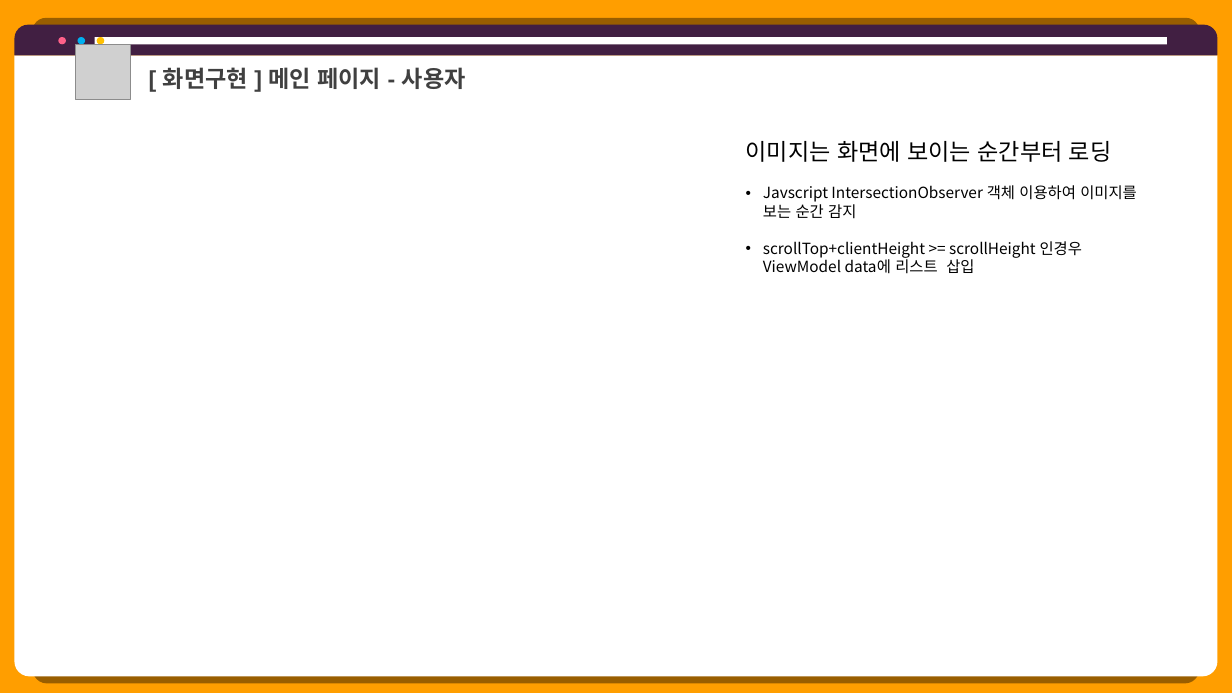
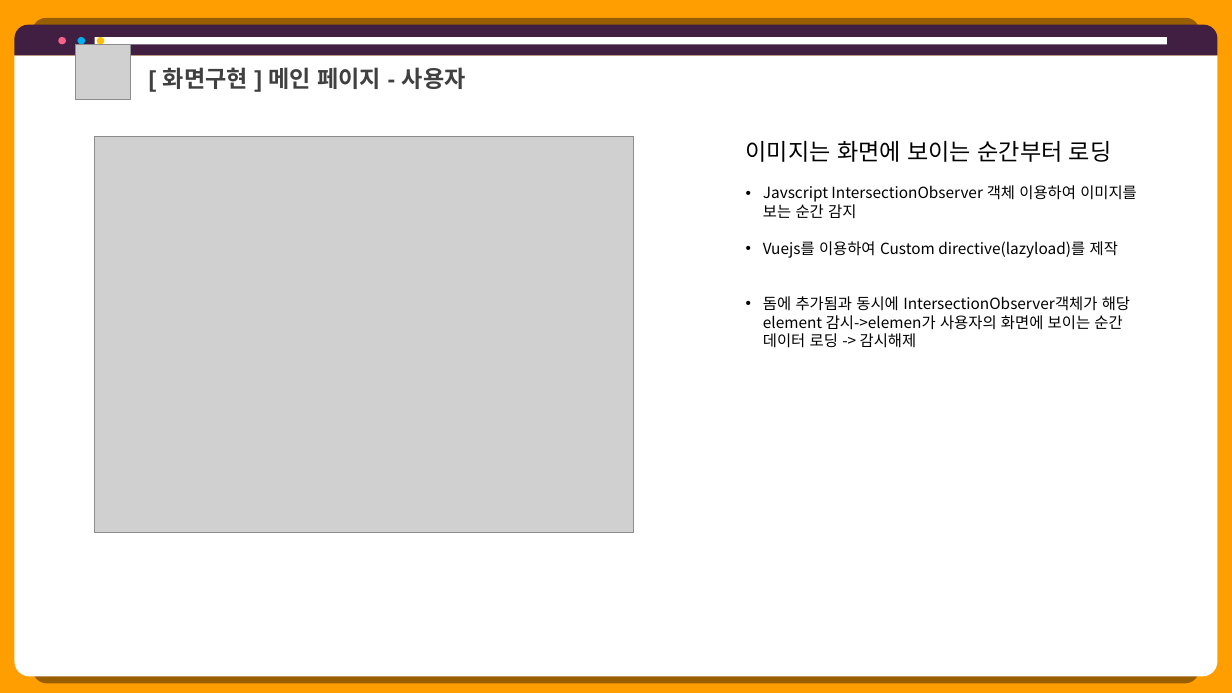
Before and after one commit to hhsw07/ezen-academy-projects, a slide deck: slide 6 of 0 발표용 파워포인트/project06 - 파워포인트 종합 - 형준.pptx. Drawn at 1232x693 pixels with LibreOffice and Linux fonts; fonts in the diff are those of the drawing; grey boxes stand for pictures. Boxes give left, top, right and bottom in pixels: in the first picture for what was removed or moved away, otherwise in the second. Text is boxed around its words. In the diff, an @@ line names an element or a change of style, - is before the commit and + after.

```diff
--- a/0 발표용 파워포인트/project06 - 파워포인트 종합 - 형준.pptx
+++ b/0 발표용 파워포인트/project06 - 파워포인트 종합 - 형준.pptx
@@ picture added at (94, 136, 634, 532) @@
@@ text at (763, 241, 1130, 348): text changed @@
-• scrollTop+clientHeight >= scrollHeight 인경우 ViewModel data에 리스트 삽입
+• Vuejs를 이용하여 Custom directive(lazyload)를 제작
+• 돔에 추가됨과 동시에 IntersectionObserver객체가 해당 element 감시->elemen가 사용자의 화면에 보이는 순간 데이터 로딩 -> 감시해제
```
Also in this commit, not shown: 1 other slide changed.
